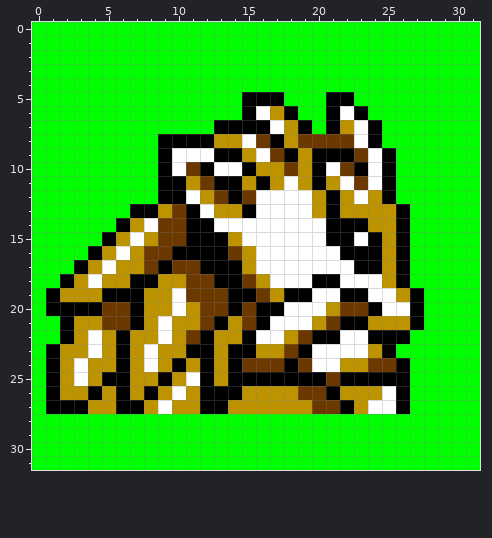
Pixel-art sprite, stored at graphics/pokemon/sandslash/back.png. The picture above was drawn from the file before the commit.
The file is 64x64 pixels, drawn in blocks of 2x2; one block is one cell here.
Now the later version:
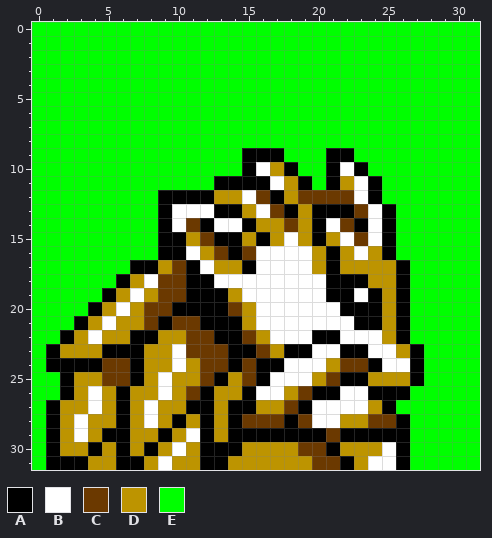
Palette (. is transparent): A #000000  B #ffffff  C #6b3900  D #bd9400  E #00ff00
Commit: Adjusted back sprites of Pokemon from R through S.
Difference:
@@ x 0..31 @@
  4 EEEEEEEEEEEEEEEEEEEEEEEEEEEEEEEE
- 5 EEEEEEEEEEEEEEEAAAEEEAAEEEEEEEEE
- 6 EEEEEEEEEEEEEEEABDAEEABAEEEEEEEE
- 7 EEEEEEEEEEEEEAAAABDAEADBAEEEEEEE
- 8 EEEEEEEEEAAAADDBCADCCCCBAEEEEEEE
- 9 EEEEEEEEEABBBAADBCADAAACBAEEEEEE
-10 EEEEEEEEEABCABBADDCDABCABAEEEEEE
-11 EEEEEEEEEAADCAADADBDADBCBAEEEEEE
-12 EEEEEEEEEAABDCACBBBBDADBDAEEEEEE
-13 EEEEEEEAADCABDDABBBBDADDDDAEEEEE
-14 EEEEEEADBCCAABBBBBBBBAAADDAEEEEE
-15 EEEEEADBDCCAAADBBBBBBAABADAEEEEE
-16 EEEEADBDCCAAAACDBBBBBBAAADAEEEEE
-17 EEEADBDDCACCAAADBBBBBBBAADAEEEEE
-18 EEADBDDAADDCCAACDBBBAABBBDAEEEEE
-19 EADDDAAADDBCCCAACDAABBAABBDAEEEE
-20 EAAAACCADDBDCCACAABBBDCCABBAEEEE
-21 EEADDCCADBDDCADCABBBDCAADDDAEEEE
-22 EEADBDADDBDCADDABBDCAABBAAAEEEEE
-23 EADDBDADBDDAADAADDCABBBBDAEEEEEE
-24 EADBDDADBDADADACCCACBBDDCCAEEEEE
-25 EADBDAADDADBADAAAAAAACAAAAAEEEEE
-26 EADDADADADBDAAADDDDCCADDDBAEEEEE
-27 EAAADDAADBDDAADDDDDDCCADBBAEEEEE
-28 EEEEEEEEEEEEEEEEEEEEEEEEEEEEEEEE
-29 EEEEEEEEEEEEEEEEEEEEEEEEEEEEEEEE
-30 EEEEEEEEEEEEEEEEEEEEEEEEEEEEEEEE
-31 EEEEEEEEEEEEEEEEEEEEEEEEEEEEEEEE
+ 5 EEEEEEEEEEEEEEEEEEEEEEEEEEEEEEEE
+ 6 EEEEEEEEEEEEEEEEEEEEEEEEEEEEEEEE
+ 7 EEEEEEEEEEEEEEEEEEEEEEEEEEEEEEEE
+ 8 EEEEEEEEEEEEEEEEEEEEEEEEEEEEEEEE
+ 9 EEEEEEEEEEEEEEEAAAEEEAAEEEEEEEEE
+10 EEEEEEEEEEEEEEEABDAEEABAEEEEEEEE
+11 EEEEEEEEEEEEEAAAABDAEADBAEEEEEEE
+12 EEEEEEEEEAAAADDBCADCCCCBAEEEEEEE
+13 EEEEEEEEEABBBAADBCADAAACBAEEEEEE
+14 EEEEEEEEEABCABBADDCDABCABAEEEEEE
+15 EEEEEEEEEAADCAADADBDADBCBAEEEEEE
+16 EEEEEEEEEAABDCACBBBBDADBDAEEEEEE
+17 EEEEEEEAADCABDDABBBBDADDDDAEEEEE
+18 EEEEEEADBCCAABBBBBBBBAAADDAEEEEE
+19 EEEEEADBDCCAAADBBBBBBAABADAEEEEE
+20 EEEEADBDCCAAAACDBBBBBBAAADAEEEEE
+21 EEEADBDDCACCAAADBBBBBBBAADAEEEEE
+22 EEADBDDAADDCCAACDBBBAABBBDAEEEEE
+23 EADDDAAADDBCCCAACDAABBAABBDAEEEE
+24 EAAAACCADDBDCCACAABBBDCCABBAEEEE
+25 EEADDCCADBDDCADCABBBDCAADDDAEEEE
+26 EEADBDADDBDCADDABBDCAABBAAAEEEEE
+27 EADDBDADBDDAADAADDCABBBBDAEEEEEE
+28 EADBDDADBDADADACCCACBBDDCCAEEEEE
+29 EADBDAADDADBADAAAAAAACAAAAAEEEEE
+30 EADDADADADBDAAADDDDCCADDDBAEEEEE
+31 EAAADDAADBDDAADDDDDDCCADBBAEEEEE
